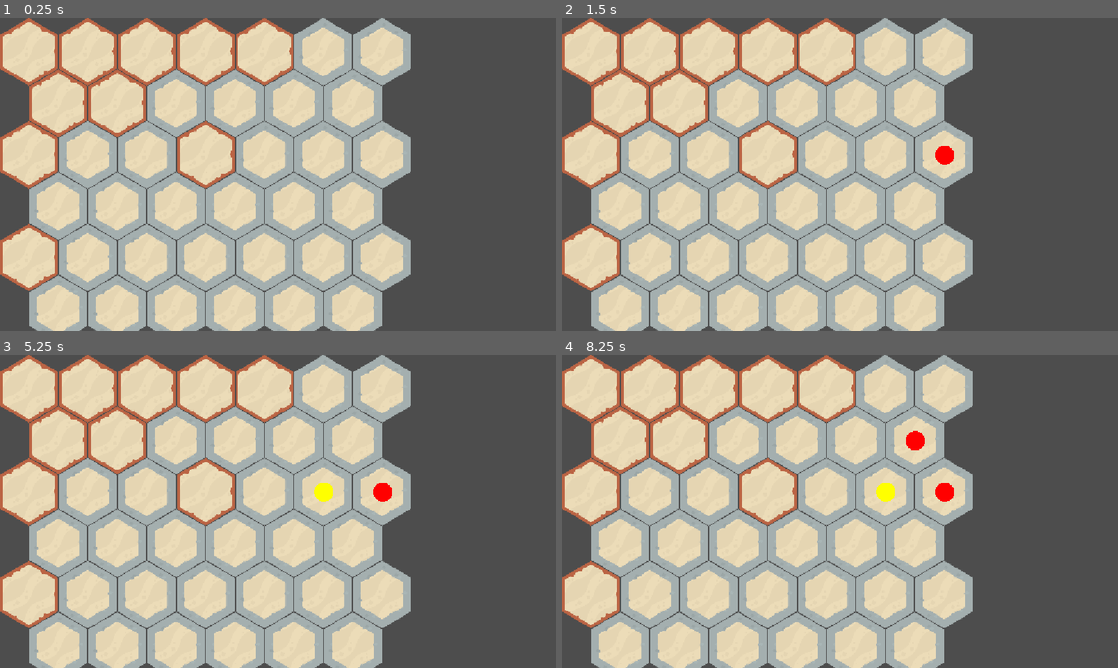
Above: before the commit, frames 1-4 (two rows, left to right).
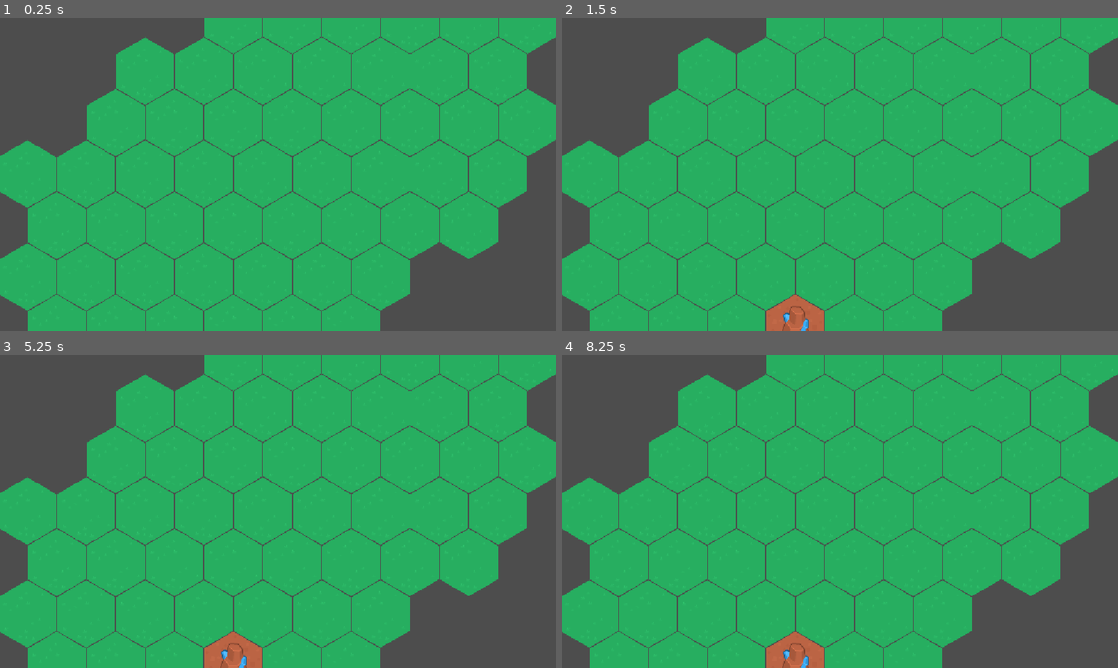
Above: after the commit, the same moments.

Repository: dev1d123/Kawsay
Game: Godot game, scene res://Scene/DaniPrueba/dani.tscn
The game is run twice, just before and just after one commit, with the same random seed, the same clock (stepped at 60 frames per second) and the same inputs. This scene is started directly instead of the project's main scene.
Inputs (mouse positions are in pixels of both pictures, inside the frame that each line leads up to):
- Up to frame 1 (0.25 s): no input
- Up to frame 2 (1.5 s): tap Enter at 0.5 s; move the mouse to (962, 158) at 0.52 s; click (962, 158) at 0.67 s; tap Space at 1.25 s; drag from (728, 190) to (812, 237) at 1.27 s
- Up to frame 3 (5.25 s): tap Enter at 2, 3.5 s; move the mouse to (333, 442) at 2.02 s; click (333, 442) at 2.17 s; tap Space at 2.75, 4.25 s; drag from (250, 574) to (111, 464) at 2.77 s; move the mouse to (444, 558) at 3.52 s; click (444, 558) at 3.67 s; drag from (111, 464) to (194, 433) at 4.27 s; move the mouse to (305, 511) at 5.02 s; click (305, 511) at 5.17 s
- Up to frame 4 (8.25 s): drag from (756, 433) to (728, 527) at 5.77 s; move the mouse to (962, 495) at 6.52 s; click (962, 495) at 6.67 s; drag from (728, 527) to (812, 574) at 7.27 s; move the mouse to (895, 442) at 8.02 s; click (895, 442) at 8.17 s

The runs differ from the first frame. In frame 1, 86% of the frame differs, in the area x 0-100%, y 0-100%; in frame 2, 86%; in frame 3, 86%; in frame 4, 86%.

Commit message:
Fixed and AI easy implemented

Diff:
--- a/kawsay/Data/level_1.tres
+++ b/kawsay/Data/level_1.tres
@@ -4,4 +4,5 @@
 
 [resource]
 script = ExtResource("1_eb8a2")
+generation_mode = 2
 metadata/_custom_type_script = "uid://cnj7lywfb6vtt"
--- a/kawsay/Scene/DaniPrueba/dani.tscn
+++ b/kawsay/Scene/DaniPrueba/dani.tscn
@@ -2,6 +2,8 @@
 
 [ext_resource type="Texture2D" uid="uid://146tigk4q3dm" path="res://Sprites/Prueba/hexagonAll_sheet.png" id="1_08qb7"]
 [ext_resource type="Script" uid="uid://dyi5x8wupivfr" path="res://Scripts/Tile/BoardView.gd" id="1_n4sht"]
+[ext_resource type="Resource" uid="uid://krf5racyr0mk" path="res://Data/level_1.tres" id="2_k1bfk"]
+[ext_resource type="Script" uid="uid://bjo7jt45y20ph" path="res://Scripts/Others/Camera_Controller.gd" id="4_uf6qd"]
 
 [sub_resource type="TileSetAtlasSource" id="TileSetAtlasSource_n4sht"]
 texture = ExtResource("1_08qb7")
@@ -171,10 +173,18 @@
 tile_size = Vector2i(122, 142)
 sources/0 = SubResource("TileSetAtlasSource_n4sht")
 
-[node name="Tile" type="Node2D" unique_id=1535942967 node_paths=PackedStringArray("tile_map_layer")]
+[node name="Tile" type="Node2D" unique_id=1535942967 node_paths=PackedStringArray("tile_map_layer", "camera")]
 script = ExtResource("1_n4sht")
 tile_map_layer = NodePath("TileMapLayer")
+level_config = ExtResource("2_k1bfk")
+camera = NodePath("Camera2D")
+empty_atlas_coord = Vector2i(5, 1)
+player1_atlas_coord = Vector2i(3, 0)
+player2_atlas_coord = Vector2i(8, 1)
 
 [node name="TileMapLayer" type="TileMapLayer" parent="." unique_id=226362489]
 tile_map_data = PackedByteArray("AAAAAAIAAAACAAAAAAAAAAEAAAACAAAAAAABAAAAAAACAAAAAAAAAAAAAAACAAAAAAAAAAMAAAABAAAAAAABAA …(544 unchanged characters)…
 tile_set = SubResource("TileSet_xrivr")
+
+[node name="Camera2D" type="Camera2D" parent="." unique_id=1105377268]
+script = ExtResource("4_uf6qd")
--- /dev/null
+++ b/kawsay/Scripts/AI/AIEasy.gd
@@ -0,0 +1,6 @@
+class_name AIEasy
+extends AIStrategy
+
+func choose_move(valid_coords: Array[Vector2i]) -> Vector2i:
+	var playable: Array[Vector2i] = _get_playable_cells(valid_coords)
+	return playable[randi() % playable.size()]
--- /dev/null
+++ b/kawsay/Scripts/AI/AIFactory.gd
@@ -0,0 +1,14 @@
+class_name AIFactory
+
+static func create(difficulty: AIStrategy.Difficulty, board: BoardBase, ai_id: int, human_id: int, win_length: int) -> AIStrategy:
+	match difficulty:
+		AIStrategy.Difficulty.EASY:
+			return AIEasy.new(board, ai_id, human_id, win_length)
+		AIStrategy.Difficulty.MEDIUM:
+			push_warning("AIMedium aún no implementada, usando EASY")
+			return AIEasy.new(board, ai_id, human_id, win_length)
+		AIStrategy.Difficulty.HARD:
+			push_warning("AIHard aún no implementada, usando EASY")
+			return AIEasy.new(board, ai_id, human_id, win_length)
+		_:
+			return AIEasy.new(board, ai_id, human_id, win_length)
--- a/kawsay/Scripts/AI/AIStrategy.gd
+++ b/kawsay/Scripts/AI/AIStrategy.gd
@@ -1,4 +1,3 @@
-# ai_strategy.gd
 class_name AIStrategy
 extends RefCounted
 
@@ -16,6 +15,7 @@
 	win_length = target_win_length
 
 ## Punto de extensión: cada dificultad sobreescribe esto.
+## Recibe todas las coordenadas del tablero y devuelve la elegida.
 func choose_move(valid_coords: Array[Vector2i]) -> Vector2i:
 	push_error("choose_move() no implementado")
 	return Vector2i.ZERO
--- a/kawsay/Scripts/Level/LevelConfig.gd
+++ b/kawsay/Scripts/Level/LevelConfig.gd
@@ -6,7 +6,7 @@
 @export var level_name: String = "Nivel 1"
 @export var generation_mode: GenerationMode = GenerationMode.RANDOM
 @export var win_length: int = 4
-
+@export var ai_difficulty: AIStrategy.Difficulty = AIStrategy.Difficulty.EASY
 # MANUAL: pintas manualmente esta lista en el Inspector (click derecho -> Add Element)
 @export var manual_coords: Array[Vector2i] = []
 
--- /dev/null
+++ b/kawsay/Scripts/Others/Camera_Controller.gd
@@ -0,0 +1,61 @@
+# camera_controller.gd
+extends Camera2D
+
+@export var zoom_speed: float = 0.1
+@export var min_zoom: float = 0.6
+@export var max_zoom: float = 2.5
+@export var board_offset_units: float = 2.0  # "2 unidades" de margen fuera del mapa
+
+var _dragging: bool = false
+var _drag_start_mouse: Vector2
+var _drag_start_cam_pos: Vector2
+var _pan_limit: Vector2 = Vector2.ZERO
+
+## Llamar desde board_view.gd una vez que el tablero está centrado y generado.
+func setup_limits(board_coords: Array[Vector2i], tile_map_layer: TileMapLayer, hex_size: float) -> void:
+	if board_coords.is_empty():
+		return
+	var min_pos: Vector2 = tile_map_layer.to_global(tile_map_layer.map_to_local(board_coords[0]))
+	var max_pos: Vector2 = min_pos
+	for coord in board_coords:
+		var pos: Vector2 = tile_map_layer.to_global(tile_map_layer.map_to_local(coord))
+		min_pos.x = min(min_pos.x, pos.x)
+		min_pos.y = min(min_pos.y, pos.y)
+		max_pos.x = max(max_pos.x, pos.x)
+		max_pos.y = max(max_pos.y, pos.y)
+
+	var margin: float = hex_size * board_offset_units
+	var half_size: Vector2 = (max_pos - min_pos) / 2.0 + Vector2(margin, margin)
+	_pan_limit = half_size
+	position = Vector2.ZERO
+
+func _unhandled_input(event: InputEvent) -> void:
+	if event is InputEventMouseButton:
+		if event.button_index == MOUSE_BUTTON_WHEEL_UP and event.pressed:
+			_apply_zoom(-zoom_speed)
+		elif event.button_index == MOUSE_BUTTON_WHEEL_DOWN and event.pressed:
+			_apply_zoom(zoom_speed)
+		elif event.button_index == MOUSE_BUTTON_RIGHT:
+			_dragging = event.pressed
+			if event.pressed:
+				_drag_start_mouse = event.global_position
+				_drag_start_cam_pos = position
+
+	elif event is InputEventMouseMotion and _dragging:
+		var delta: Vector2 = (event.global_position - _drag_start_mouse) / zoom
+		pan_by(_drag_start_cam_pos - delta - position)
+
+## Función pública reusable: botones UI y joystick la llaman también.
+func pan_by(delta: Vector2) -> void:
+	var new_pos: Vector2 = position + delta
+	position = Vector2(
+		clamp(new_pos.x, -_pan_limit.x, _pan_limit.x),
+		clamp(new_pos.y, -_pan_limit.y, _pan_limit.y)
+	)
+
+func _apply_zoom(amount: float) -> void:
+	var new_zoom: float = clamp(zoom.x + amount, min_zoom, max_zoom)
+	zoom = Vector2(new_zoom, new_zoom)
+
+func zoom_by(amount: float) -> void:
+	_apply_zoom(amount)
--- a/kawsay/Scripts/Tile/BoardView.gd
+++ b/kawsay/Scripts/Tile/BoardView.gd
@@ -2,74 +2,118 @@
 extends Node2D
 
 @export var tile_map_layer: TileMapLayer
-@export var column_count: int = 7
-@export var column_height: int = 6
+@export var level_config: LevelConfig
+@export var camera: Camera2D
+const HEX_SIZE := 71.0
+const SOURCE_ID := 0
+@export var empty_atlas_coord: Vector2i = Vector2i(0, 0)
+@export var player1_atlas_coord: Vector2i = Vector2i(1, 0)  # IA / lava / rojo
+@export var player2_atlas_coord: Vector2i = Vector2i(2, 0)  # Tú / restaurado / amarillo
+const AI_PLAYER_ID := 1
+const HUMAN_PLAYER_ID := 2
+const AI_MOVE_DELAY := 0.5
+var game: GameManager
+var _board_coords: Array[Vector2i]  # <-- se genera UNA vez y se guarda
+var ai: AIStrategy
+const HEX_DIRECTIONS := [
+	TileSet.CELL_NEIGHBOR_RIGHT_SIDE,
+	TileSet.CELL_NEIGHBOR_TOP_RIGHT_SIDE,
+	TileSet.CELL_NEIGHBOR_TOP_LEFT_SIDE,
+	TileSet.CELL_NEIGHBOR_LEFT_SIDE,
+	TileSet.CELL_NEIGHBOR_BOTTOM_LEFT_SIDE,
+	TileSet.CELL_NEIGHBOR_BOTTOM_RIGHT_SIDE,
+]
+const INVALID_NEIGHBOR := Vector2i(-99999, -99999)
 
-const PLAYER_COLORS := {
-	1: Color.RED,
-	2: Color.YELLOW,
-}
-const PIECE_RADIUS := 20.0
+func _build_neighbor_map(coords: Array[Vector2i]) -> Dictionary:
+	var valid_set: Dictionary = {}
+	for c in coords:
+		valid_set[c] = true
 
-var game: GameManager
-var _pieces_container: Node2D
+	var map: Dictionary = {}
+	for c in coords:
+		var neighbors: Array = []
+		for dir in HEX_DIRECTIONS:
+			var n: Vector2i = tile_map_layer.get_neighbor_cell(c, dir)
+			neighbors.append(n if valid_set.has(n) else INVALID_NEIGHBOR)
+		map[c] = neighbors
+	return map
 
-# true = la "columna" de juego corresponde a cell.x (igual que antes)
-# false = corresponde a cell.y (probablemente el caso con offset horizontal)
-@export var column_is_x_axis: bool = true
+func _setup_game(coords: Array[Vector2i]) -> void:
+	var neighbor_map: Dictionary = _build_neighbor_map(coords)
+	var hex_board := HexBoard.new(coords, neighbor_map, level_config.win_length)
+	game = GameManager.new(hex_board)
 
-func _ready() -> void:
-	var valid_coords: Array[Vector2i] = []
-	for cell in tile_map_layer.get_used_cells():
-		valid_coords.append(cell)  # usamos cell.x/y directo como coord axial (q,r)
-
-	var hex_board := HexBoard.new(valid_coords)
-	game = GameManager.new(hex_board)
+	ai = AIFactory.create(level_config.ai_difficulty, hex_board, AI_PLAYER_ID, HUMAN_PLAYER_ID, level_config.win_length)
 
 	game.piece_placed.connect(_on_piece_placed)
 	game.turn_changed.connect(_on_turn_changed)
 	game.game_won.connect(_on_game_won)
 	game.invalid_move.connect(_on_invalid_move)
+	_maybe_trigger_ai_turn()
 
-	_pieces_container = Node2D.new()
-	add_child(_pieces_container)
+func _ready() -> void:
+	_board_coords = level_config.generate_coords()  # única fuente de verdad
+	_center_board(_board_coords)
+	_draw_board(_board_coords)
+	_setup_game(_board_coords)
+	camera.setup_limits(_board_coords, tile_map_layer, HEX_SIZE)
 
+func _draw_board(coords: Array[Vector2i]) -> void:
+	tile_map_layer.clear()
+	for coord in coords:
+		tile_map_layer.set_cell(coord, SOURCE_ID, empty_atlas_coord)
 
 func _unhandled_input(event: InputEvent) -> void:
 	if game.game_over:
 		return
 	if event is InputEventMouseButton and event.pressed and event.button_index == MOUSE_BUTTON_LEFT:
 		get_viewport().set_input_as_handled()
-		var local_pos: Vector2 = tile_map_layer.to_local(event.global_position)
+		var world_pos: Vector2 = get_global_mouse_position()
+		var local_pos: Vector2 = tile_map_layer.to_local(world_pos)
 		var cell: Vector2i = tile_map_layer.local_to_map(local_pos)
 		game.play_at(cell)
 
 func _on_piece_placed(coord: Vector2i, player_id: int) -> void:
-	var world_pos: Vector2 = tile_map_layer.map_to_local(coord)
-	_spawn_piece(world_pos, player_id)
-
-func _on_invalid_move(coord: Vector2i) -> void:
-	print("Movimiento inválido en ", coord, " (no adyacente o ya ocupado)")
-
-func _spawn_piece(pos: Vector2, player_id: int) -> void:
-	var piece := Polygon2D.new()
-	piece.polygon = _make_circle_points(PIECE_RADIUS)
-	piece.color = PLAYER_COLORS.get(player_id, Color.WHITE)
-	piece.position = pos
-	_pieces_container.add_child(piece)
-
-func _make_circle_points(radius: float, segments: int = 24) -> PackedVector2Array:
-	var points := PackedVector2Array()
-	for i in segments:
-		var angle: float = i * TAU / segments
-		points.append(Vector2(cos(angle), sin(angle)) * radius)
-	return points
+	var atlas_coord: Vector2i = player1_atlas_coord if player_id == 1 else player2_atlas_coord
+	tile_map_layer.set_cell(coord, SOURCE_ID, atlas_coord)
 
 func _on_turn_changed(player_id: int) -> void:
 	print("Turno de jugador ", player_id)
+	_maybe_trigger_ai_turn()
+
+func _maybe_trigger_ai_turn() -> void:
+	if game.game_over:
+		return
+	if game.current_player != AI_PLAYER_ID:
+		return
+	await get_tree().create_timer(AI_MOVE_DELAY).timeout
+	var move: Vector2i = ai.choose_move(_board_coords)
+	game.play_at(move)
+
+# agregar en board_view.gd
+
+func _center_board(coords: Array[Vector2i]) -> void:
+	if coords.is_empty():
+		return
+
+	# Calcula el centro en espacio de mundo usando las posiciones reales de las celdas.
+	var min_pos: Vector2 = tile_map_layer.map_to_local(coords[0])
+	var max_pos: Vector2 = min_pos
+
+	for coord in coords:
+		var pos: Vector2 = tile_map_layer.map_to_local(coord)
+		min_pos.x = min(min_pos.x, pos.x)
+		min_pos.y = min(min_pos.y, pos.y)
+		max_pos.x = max(max_pos.x, pos.x)
+		max_pos.y = max(max_pos.y, pos.y)
+
+	var board_center: Vector2 = (min_pos + max_pos) / 2.0
+	# Desplaza el TileMapLayer para que ese centro caiga en (0,0) del mundo.
+	tile_map_layer.position = -board_center
 
 func _on_game_won(player_id: int) -> void:
 	print("¡GANÓ EL JUGADOR ", player_id, "!")
 
-func _on_game_drawn() -> void:
-	print("Empate")
+func _on_invalid_move(coord: Vector2i) -> void:
+	print("Movimiento inválido en ", coord)
--- a/kawsay/Scripts/Tile/HexBoard.gd
+++ b/kawsay/Scripts/Tile/HexBoard.gd
@@ -3,23 +3,16 @@
 
 var _cells: Dictionary = {}
 var _valid_coords: Dictionary = {}
+var _neighbor_map: Dictionary = {}  # coord -> Array de 6 vecinos (o INVALID)
 var win_length: int = 4
 
-const NEIGHBOR_OFFSETS: Array[Vector2i] = [
-	Vector2i(1, 0), Vector2i(-1, 0),
-	Vector2i(0, 1), Vector2i(0, -1),
-	Vector2i(1, -1), Vector2i(-1, 1),
-]
+const INVALID := Vector2i(-99999, -99999)
 
-func _init(valid_coords: Array[Vector2i] = [], required_to_win: int = 4) -> void:
-	set_valid_coords(valid_coords)
+func _init(valid_coords: Array[Vector2i], neighbor_map: Dictionary, required_to_win: int = 4) -> void:
+	for c in valid_coords:
+		_valid_coords[c] = true
+	_neighbor_map = neighbor_map
 	win_length = required_to_win
-
-## Define qué coordenadas existen en el tablero (llamar antes de jugar).
-func set_valid_coords(coords: Array[Vector2i]) -> void:
-	_valid_coords.clear()
-	for c in coords:
-		_valid_coords[c] = true
 
 func reset() -> void:
 	_cells.clear()
@@ -31,12 +24,13 @@
 	if not is_valid_empty_cell(coord):
 		return false
 	if _cells.is_empty():
-		return true  # primer movimiento del juego: cualquier celda vale
+		return true
 	return _has_occupied_neighbor(coord)
 
 func _has_occupied_neighbor(coord: Vector2i) -> bool:
-	for offset in NEIGHBOR_OFFSETS:
-		if _cells.has(coord + offset):
+	var neighbors: Array = _neighbor_map.get(coord, [])
+	for n in neighbors:
+		if n != INVALID and _cells.has(n):
 			return true
 	return false
 
@@ -46,21 +40,28 @@
 	_cells[coord] = player_id
 	return true
 
+func undo_piece(coord: Vector2i) -> void:
+	_cells.erase(coord)
+
 func get_piece_at(coord: Vector2i) -> int:
 	return _cells.get(coord, -1)
+
 func check_winner_at(coord: Vector2i, player_id: int) -> bool:
-	const AXES: Array = [
-		[Vector2i(1, 0), Vector2i(-1, 0)],
-		[Vector2i(0, 1), Vector2i(0, -1)],
-		[Vector2i(1, -1), Vector2i(-1, 1)],
-	]
-	for axis in AXES:
+	# Las 3 direcciones opuestas por pares: índices [0..5] del HEX_DIRECTIONS
+	var axes: Array = [[0, 3], [1, 4], [2, 5]]
+	for axis in axes:
 		var count := 1
-		for direction in axis:
-			var current: Vector2i = coord + direction
-			while get_piece_at(current) == player_id:
+		for dir_index in axis:
+			var current: Vector2i = coord
+			while true:
+				var neighbors: Array = _neighbor_map.get(current, [])
+				if neighbors.is_empty():
+					break
+				var next: Vector2i = neighbors[dir_index]
+				if next == INVALID or get_piece_at(next) != player_id:
+					break
 				count += 1
-				current += direction
+				current = next
 		if count >= win_length:
 			return true
 	return false
Not shown, added: kawsay/Scripts/AI/AIEasy.gd.uid
Not shown, added: kawsay/Scripts/AI/AIFactory.gd.uid
Not shown, added: kawsay/Scripts/Others/Camera_Controller.gd.uid
